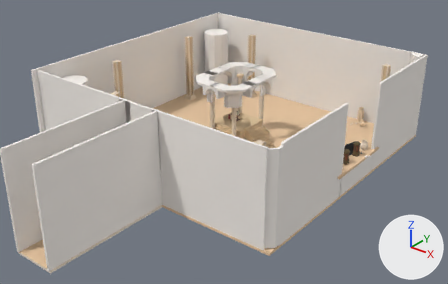
The OBJ model first-person-ascii-art-demo/Assets/Models/AssetForge/temple_main_room.obj: old version first, new version second.
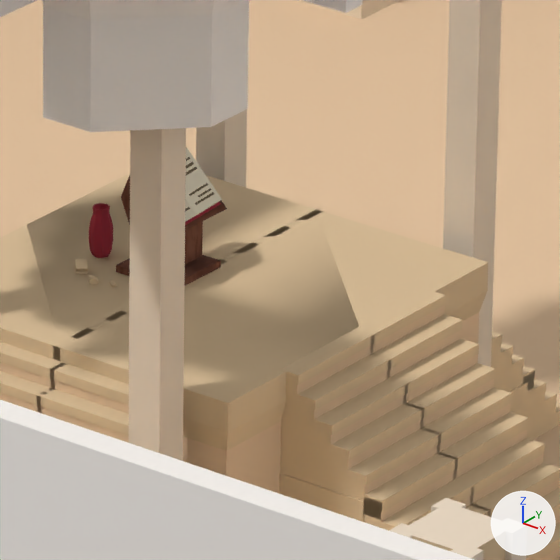
Each version appears first whole from a camera (50 mm lens) standing at (25.5, -17.5, 23.7) and looking at (-6.3, 22.2, -0.9), and next in a close-up on the part from 49% to 60% of the width and 34% to 51% of the height. Arrows for +X, +Y and +Z are at lower right; the lights stay in place. Where no turn or scale is listed for an object, it has been applied to the vertices. Vertices at the same position are counted once.

Objects in the first close-up: 'temple_main_room'.
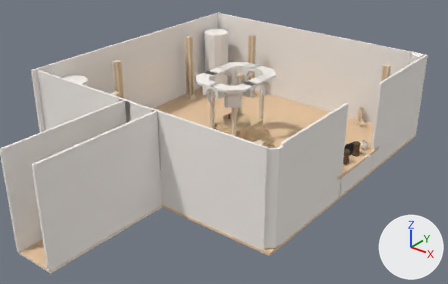
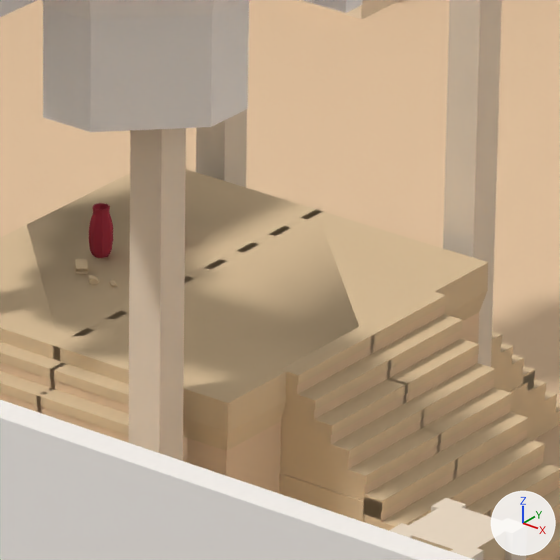
What differs and where, as boxes (x1, y1, x2, y2) in the close-ups (560 x 560 px; the box of a moved part takes in the faces that stretch with it):
part 1 of me_temple_main_room, moved or reshaped (not visible afterwards): before (185, 221, 203, 265)
part 2 of me_temple_main_room, moved or reshaped (not visible afterwards): before (121, 175, 227, 230)
part 3 of me_temple_main_room, moved or reshaped (not visible afterwards): before (116, 255, 221, 286)
part 4 of me_temple_main_room, deleted (beige): before (185, 148, 222, 225)

Edits to the bpy script that builds the scene:
```text
Change me_temple_main_room:
    where me_temple_main_room.from_pydata(...)  # 5968 vertices, 11467 faces; spans x -19.3..6.3, y 1.4..37.4, z -2.5..6.0
    used by ob_temple_main_room; location = (0.0, 0.0, 0.0)
    me_temple_main_room part 1: the loose piece of 8 vertices spanning x -6.9..-6.6, y 24.3..24.7, z 0.4..0.9 is moved by (-23.1, 0.1, 0.0)
    me_temple_main_room part 2: the loose piece of 10 vertices spanning x -7.0..-6.5, y 24.1..24.8, z 0.8..1.3 is moved by (-23.1, 0.1, 0.0)
    me_temple_main_room part 3: the loose piece of 8 vertices spanning x -7.1..-6.5, y 24.2..24.8, z 0.3..0.4 is moved by (-23.1, 0.1, 0.0)
    me_temple_main_room part 4: the loose piece of 446 vertices spanning x -6.9..-6.5, y 24.2..24.8, z 0.9..1.3 is deleted
```
